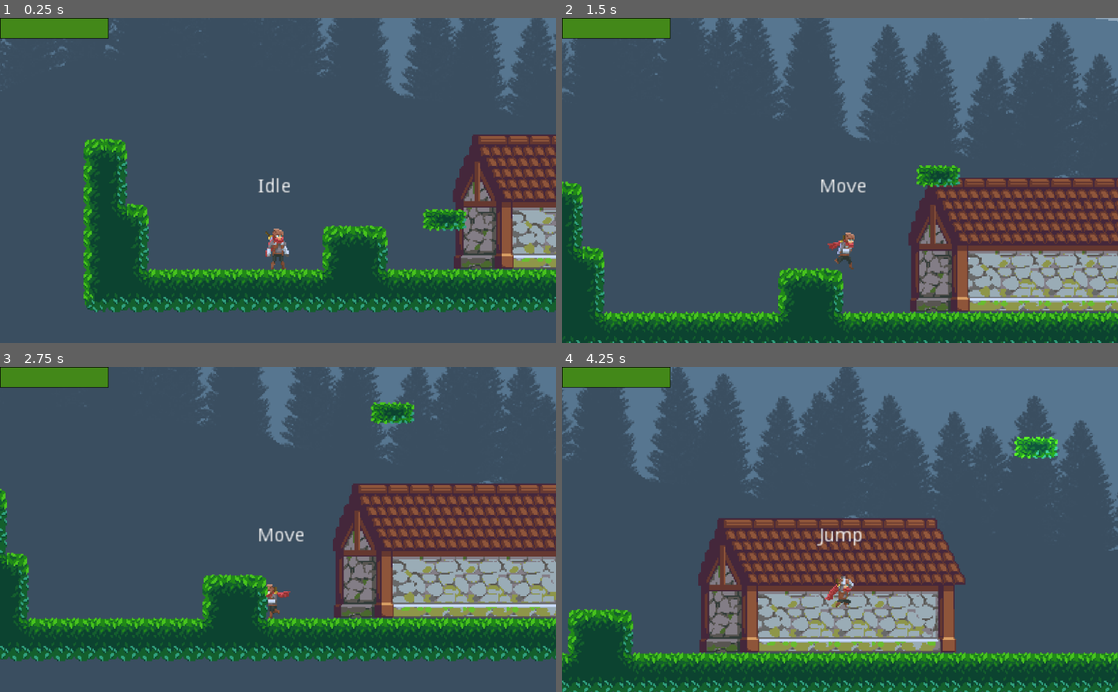
Above: before the commit, frames 1-4 (two rows, left to right).
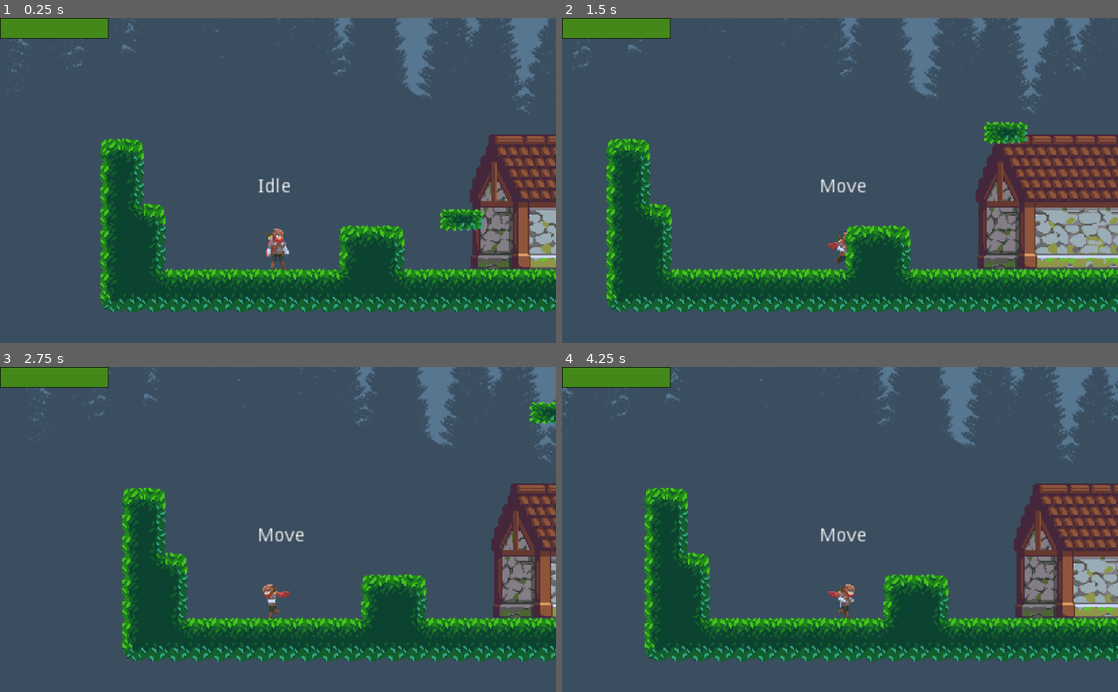
Above: after the commit, the same moments.

Repository: EastolfiGameDev/the-path
Game: Godot game, scene res://scenes/levels/Sandbox.tscn
Two runs of this game, one before a commit and one after it. Both use one fixed random seed, a clock stepped at 60 frames per second and the inputs below.
Inputs:
- Up to frame 1 (0.25 s): no input
- Up to frame 2 (1.5 s): hold D (move_right) from 0.53 s (still down); tap K (attack_main, bound only after the commit) at 0.6 s; tap Space (jump) at 0.77 s; tap L (attack_secondary, bound only after the commit) at 0.8, 1.35 s
- Up to frame 3 (2.75 s): tap Space (jump) at 1.52 s; tap K (attack_main, bound only after the commit) at 1.55 s; release D (move_right) at 2.03 s; hold A (move_left) from 2.03 s (still down); tap Ctrl (crouch) at 2.1 s; tap L (attack_secondary, bound only after the commit) at 2.3 s
- Up to frame 4 (4.25 s): release A (move_left) at 2.78 s; hold D (move_right) from 2.78 s (still down); tap Shift (run) at 2.85 s; tap Space (jump) at 3.02, 3.77 s; tap K (attack_main, bound only after the commit) at 3.05, 3.6 s; tap L (attack_secondary, bound only after the commit) at 3.8 s

The runs differ from the first frame. In frame 1, 19% of the frame differs, in the area x 0-100%, y 0-91%; in frame 2, 49%; in frame 3, 33%; in frame 4, 60%, in the area x 0-100%, y 0-100%.

Commit message:
feat(player): add a basic combat state Fixes #13

Diff:
--- a/project.godot
+++ b/project.godot
@@ -9,6 +9,11 @@
 config_version=4
 
 _global_script_classes=[ {
+"base": "State",
+"class": "Attack",
+"language": "GDScript",
+"path": "res://scripts/state_machine/combat/Attack.gd"
+}, {
 "base": "Node",
 "class": "Die",
 "language": "GDScript",
@@ -60,6 +65,7 @@
 "path": "res://scenes/items/weapons/WeaponPivot.gd"
 } ]
 _global_script_class_icons={
+"Attack": "",
 "Die": "",
 "Idle": "",
 "Jump": "",
@@ -123,11 +129,17 @@
 "events": [ Object(InputEventKey,"resource_local_to_scene":false,"resource_name":"","device":0,"alt":false,"shift":false,"control":false,"meta":false,"command":false,"pressed":false,"scancode":66,"unicode":0,"echo":false,"script":null)
  ]
 }
-attack={
+attack_main={
 "deadzone": 0.5,
 "events": [ Object(InputEventKey,"resource_local_to_scene":false,"resource_name":"","device":0,"alt":false,"shift":false,"control":false,"meta":false,"command":false,"pressed":false,"scancode":75,"unicode":0,"echo":false,"script":null)
 , Object(InputEventMouseButton,"resource_local_to_scene":false,"resource_name":"","device":0,"alt":false,"shift":false, …(202 unchanged characters)…
 , Object(InputEventJoypadButton,"resource_local_to_scene":false,"resource_name":"","device":0,"button_index":2,"pressure":0.0,"pressed":false,"script":null)
+ ]
+}
+attack_secondary={
+"deadzone": 0.5,
+"events": [ Object(InputEventKey,"resource_local_to_scene":false,"resource_name":"","device":0,"alt":false,"shift":false,"control":false,"meta":false,"command":false,"pressed":false,"scancode":76,"unicode":0,"echo":false,"script":null)
+, Object(InputEventMouseButton,"resource_local_to_scene":false,"resource_name":"","device":0,"alt":false,"shift":false,"control":false,"meta":false,"command":false,"button_mask":0,"position":Vector2( 0, 0 ),"global_position":Vector2( 0, 0 ),"factor":1.0,"button_index":2,"pressed":false,"doubleclick":false,"script":null)
  ]
 }
 run={
--- a/scenes/characters/player/Player.gd
+++ b/scenes/characters/player/Player.gd
@@ -7,6 +7,7 @@
 onready var sprite: Sprite = $Sprite
 onready var collision: CollisionShape2D = $CollisionShape2D
 onready var body_pivot: Position2D = $BodyPivot
+onready var weapon_pivot: Position2D = $WeaponPivot
 onready var stats = $Stats
 
 func _ready():
@@ -22,6 +23,7 @@
     look_direction = value
     sprite.flip_h = true if value.x < 0 else false
     body_pivot.scale.x *= -1
+    weapon_pivot.scale.x *= -1
     emit_signal("direction_changed", value)
 
 #var t: float = 0
--- a/scenes/characters/player/Player.tscn
+++ b/scenes/characters/player/Player.tscn
@@ -9,6 +9,9 @@
 [ext_resource path="res://scripts/state_machine/motion/on_ground/Idle.gd" type="Script" id=7]
 [ext_resource path="res://scripts/state_machine/motion/on_ground/Move.gd" type="Script" id=8]
 [ext_resource path="res://scenes/game_state/stats/Stats.tscn" type="PackedScene" id=9]
+[ext_resource path="res://scenes/items/weapons/WeaponPivot.tscn" type="PackedScene" id=10]
+[ext_resource path="res://scripts/state_machine/combat/Attack.gd" type="Script" id=11]
+[ext_resource path="res://scenes/items/weapons/WeaponPivot.gd" type="Script" id=12]
 [ext_resource path="res://scenes/debug/StateNameDisplayer.tscn" type="PackedScene" id=14]
 
 [sub_resource type="Animation" id=1]
@@ -25,6 +28,53 @@
 "transitions": PoolRealArray( 1, 1, 1, 1 ),
 "update": 1,
 "values": [ 18, 19, 20, 21 ]
+}
+
+[sub_resource type="Animation" id=9]
+resource_name = "attack_combo_1"
+length = 1.2
+tracks/0/type = "value"
+tracks/0/path = NodePath("Sprite:frame")
+tracks/0/interp = 1
+tracks/0/loop_wrap = true
+tracks/0/imported = false
+tracks/0/enabled = true
+tracks/0/keys = {
+"times": PoolRealArray( 0, 0.2, 0.4, 0.6, 0.8, 1 ),
+"transitions": PoolRealArray( 1, 1, 1, 1, 1, 1 ),
+"update": 1,
+"values": [ 42, 43, 44, 45, 46, 47 ]
+}
+
+[sub_resource type="Animation" id=10]
+resource_name = "attack_combo_2"
+tracks/0/type = "value"
+tracks/0/path = NodePath("Sprite:frame")
+tracks/0/interp = 1
+tracks/0/loop_wrap = true
+tracks/0/imported = false
+tracks/0/enabled = true
+tracks/0/keys = {
+"times": PoolRealArray( 0, 0.2, 0.4, 0.6, 0.8 ),
+"transitions": PoolRealArray( 1, 1, 1, 1, 1 ),
+"update": 1,
+"values": [ 48, 49, 50, 51, 52 ]
+}
+
+[sub_resource type="Animation" id=11]
+resource_name = "attack_combo_3"
+length = 1.2
+tracks/0/type = "value"
+tracks/0/path = NodePath("Sprite:frame")
+tracks/0/interp = 1
+tracks/0/loop_wrap = true
+tracks/0/imported = false
+tracks/0/enabled = true
+tracks/0/keys = {
+"times": PoolRealArray( 0, 0.2, 0.4, 0.6, 0.8, 1 ),
+"transitions": PoolRealArray( 1, 1, 1, 1, 1, 1 ),
+"update": 1,
+"values": [ 53, 54, 55, 56, 57, 58 ]
 }
 
 [sub_resource type="Animation" id=2]
@@ -138,11 +188,13 @@
 texture = ExtResource( 4 )
 vframes = 16
 hframes = 7
-frame = 2
 
 [node name="AnimationPlayer" type="AnimationPlayer" parent="."]
 autoplay = "idle"
 anims/air_roll = SubResource( 1 )
+anims/attack_combo_1 = SubResource( 9 )
+anims/attack_combo_2 = SubResource( 10 )
+anims/attack_combo_3 = SubResource( 11 )
 anims/corner_grab = SubResource( 2 )
 anims/crouch = SubResource( 3 )
 anims/fall = SubResource( 4 )
@@ -184,6 +236,9 @@
 [node name="CornerGrab" type="Node" parent="StateMachine"]
 script = ExtResource( 6 )
 
+[node name="Attack" type="Node" parent="StateMachine"]
+script = ExtResource( 11 )
+
 [node name="BodyPivot" type="Position2D" parent="."]
 position = Vector2( 0, 15 )
 
@@ -194,6 +249,9 @@
 [node name="CornerRaycastDown" type="RayCast2D" parent="BodyPivot"]
 position = Vector2( 0, -25 )
 cast_to = Vector2( 8, 2 )
+
+[node name="WeaponPivot" parent="." instance=ExtResource( 10 )]
+script = ExtResource( 12 )
 
 [node name="StateNameDisplayer" parent="." instance=ExtResource( 14 )]
 margin_left = -15.0
@@ -203,3 +261,6 @@
 
 [node name="CameraRemote" type="RemoteTransform2D" parent="."]
 [connection signal="state_changed" from="StateMachine" to="StateNameDisplayer" method="_on_Player_state_changed"]
+[connection signal="attack_finished" from="WeaponPivot/Offset/Weapon" to="StateMachine/Attack" method="_on_Weapon_attack_finished"]
+
+[editable path="WeaponPivot"]
--- a/scenes/characters/player/PlayerStateMachine.gd
+++ b/scenes/characters/player/PlayerStateMachine.gd
@@ -6,7 +6,8 @@
         Constants.STATES.MOVE: $Move,
         Constants.STATES.JUMP: $Jump,
         Constants.STATES.CROUCH: $Crouch,
-        Constants.STATES.CORNER_GRAB: $CornerGrab
+        Constants.STATES.CORNER_GRAB: $CornerGrab,
+        Constants.STATES.ATTACK: $Attack
     }
 
 func _change_state(state_name):
@@ -29,3 +30,16 @@
         $Jump.motion.y = 0
 
     ._change_state(state_name)
+
+
+func _input(event):
+    """
+    Here we only handle input that can interrupt states, attacking in this case
+    otherwise we let the state node handle it
+    """
+    if event.is_action_pressed(Constants.ACTION_KEYS.ATTACK_MAIN):
+        if current_state == $Attack:
+            return
+        _change_state(Constants.STATES.ATTACK)
+        return
+    current_state.handle_input(event)
--- /dev/null
+++ b/scenes/items/weapons/Weapon.gd
@@ -0,0 +1,99 @@
+extends Area2D
+
+signal attack_finished
+
+enum STATES { NONE, IDLE, ATTACK }
+enum ATTACK_INPUT_STATES { IDLE, LISTENING, REGISTERED }
+
+const MAX_COMBO_COUNT = 3
+const COMBO_LIST = [{
+    'damage': 1,
+    'animation': 'attack_fast',
+    'effect': null
+}, {
+    'damage': 3,
+    'animation': 'attack_medium',
+    'effect': null
+}, {
+    'damage': 2,
+    'animation': 'attack_final',
+    'effect': null
+}]
+
+var state = STATES.NONE
+var attack_input_state = ATTACK_INPUT_STATES.IDLE
+var ready_next_attack = false
+var combo_count = 0
+var current_attack = {}
+
+func _ready():
+    var weapon_pivot = owner
+    if weapon_pivot.owner.has_node("StateMachine"):
+        var fsm = weapon_pivot.owner.get_node("StateMachine")
+        fsm.connect("state_changed", self, "_on_StateMachine_state_changed")
+
+    _change_state(STATES.IDLE)
+
+"""
+Used to check if we attack while already attack, for combos
+"""
+func _input(event):
+    # If we are not attacking, dont check the inputs
+    if state != STATES.ATTACK:
+        return
+
+    # If we are not ready to handle another attack, dont check the inputs
+    if attack_input_state != ATTACK_INPUT_STATES.LISTENING:
+        return
+
+    # Attack command validated
+    if event.is_action_pressed(Constants.ACTION_KEYS.ATTACK_MAIN):
+        attack_input_state = ATTACK_INPUT_STATES.REGISTERED
+
+func _change_state(new_state):
+    match state:
+        STATES.ATTACK:
+            attack_input_state = ATTACK_INPUT_STATES.IDLE
+            ready_next_attack = false
+
+    match new_state:
+        STATES.IDLE:
+            combo_count = 0
+            visible = false
+            monitoring = false
+            $AnimationPlayer.stop()
+        STATES.ATTACK:
+            visible = true
+            monitoring = true
+            current_attack = COMBO_LIST[combo_count - 1]
+            $AnimationPlayer.play(current_attack.animation)
+
+    state = new_state
+
+func _physics_process(delta):
+    if attack_input_state == ATTACK_INPUT_STATES.REGISTERED and ready_next_attack:
+        _attack()
+
+func _attack():
+    combo_count += 1
+    _change_state(STATES.ATTACK)
+
+func set_listening_for_attack():
+    attack_input_state = ATTACK_INPUT_STATES.LISTENING
+
+func set_ready_for_next_attack():
+    ready_next_attack = true
+
+func _on_StateMachine_state_changed(current_state):
+    if current_state.name == "Attack":
+        _attack()
+
+func _on_AnimationPlayer_animation_finished(anim_name):
+    if not current_attack:
+        return
+
+    if attack_input_state == ATTACK_INPUT_STATES.REGISTERED and combo_count < MAX_COMBO_COUNT:
+        _attack()
+    else:
+        _change_state(STATES.IDLE)
+        emit_signal("attack_finished")
--- /dev/null
+++ b/scenes/items/weapons/Weapon.tscn
@@ -0,0 +1,115 @@
+[gd_scene load_steps=6 format=2]
+
+[ext_resource path="res://assets/sprites/items/weapons/axe_small.png" type="Texture" id=1]
+[ext_resource path="res://scenes/items/weapons/Weapon.gd" type="Script" id=2]
+
+[sub_resource type="Animation" id=1]
+resource_name = "attack_fast"
+length = 0.4
+tracks/0/type = "value"
+tracks/0/path = NodePath(".:rotation_degrees")
+tracks/0/interp = 1
+tracks/0/loop_wrap = true
+tracks/0/imported = false
+tracks/0/enabled = true
+tracks/0/keys = {
+"times": PoolRealArray( 0, 0.2 ),
+"transitions": PoolRealArray( 0.44, 1 ),
+"update": 0,
+"values": [ -15.0, 100.0 ]
+}
+tracks/1/type = "method"
+tracks/1/path = NodePath(".")
+tracks/1/interp = 1
+tracks/1/loop_wrap = true
+tracks/1/imported = false
+tracks/1/enabled = true
+tracks/1/keys = {
+"times": PoolRealArray( 0.1, 0.3 ),
+"transitions": PoolRealArray( 1, 1 ),
+"values": [ {
+"args": [  ],
+"method": "set_listening_for_attack"
+}, {
+"args": [  ],
+"method": "set_ready_for_next_attack"
+} ]
+}
+
+[sub_resource type="Animation" id=3]
+resource_name = "attack_final"
+length = 0.9
+tracks/0/type = "value"
+tracks/0/path = NodePath(".:rotation_degrees")
+tracks/0/interp = 1
+tracks/0/loop_wrap = true
+tracks/0/imported = false
+tracks/0/enabled = true
+tracks/0/keys = {
+"times": PoolRealArray( 0, 0.1, 0.2, 0.3, 0.4, 0.5, 0.6, 0.7, 0.8, 0.9 ),
+"transitions": PoolRealArray( 1, 1, 1, 1, 1, 1, 1, 1, 1, 1 ),
+"update": 0,
+"values": [ -15.0, 105.0, 225.0, 345.0, 465.0, 585.0, 705.0, 825.0, 945.0, 1065.0 ]
+}
+tracks/1/type = "value"
+tracks/1/path = NodePath(".:position")
+tracks/1/interp = 1
+tracks/1/loop_wrap = true
+tracks/1/imported = false
+tracks/1/enabled = true
+tracks/1/keys = {
+"times": PoolRealArray( 0, 0.4, 0.5, 0.9 ),
+"transitions": PoolRealArray( 0.44, 1, 0.44, 1 ),
+"update": 0,
+"values": [ Vector2( 0, 0 ), Vector2( 25, 0 ), Vector2( 25, 0 ), Vector2( 0, 0 ) ]
+}
+
+[sub_resource type="Animation" id=2]
+resource_name = "attack_medium"
+length = 0.5
+tracks/0/type = "value"
+tracks/0/path = NodePath(".:rotation_degrees")
+tracks/0/interp = 1
+tracks/0/loop_wrap = true
+tracks/0/imported = false
+tracks/0/enabled = true
+tracks/0/keys = {
+"times": PoolRealArray( 0, 0.4 ),
+"transitions": PoolRealArray( 1, 1 ),
+"update": 0,
+"values": [ 100.0, -15.0 ]
+}
+tracks/1/type = "method"
+tracks/1/path = NodePath(".")
+tracks/1/interp = 1
+tracks/1/loop_wrap = true
+tracks/1/imported = false
+tracks/1/enabled = true
+tracks/1/keys = {
+"times": PoolRealArray( 0.1, 0.4 ),
+"transitions": PoolRealArray( 1, 1 ),
+"values": [ {
+"args": [  ],
+"method": "set_listening_for_attack"
+}, {
+"args": [  ],
+"method": "set_ready_for_next_attack"
+} ]
+}
+
+[node name="Weapon" type="Area2D"]
+rotation = -0.261799
+script = ExtResource( 2 )
+
+[node name="Sprite" type="Sprite" parent="."]
+texture = ExtResource( 1 )
+offset = Vector2( 5, -3.5 )
+
+[node name="CollisionShape2D" type="CollisionPolygon2D" parent="."]
+polygon = PoolVector2Array( 7, -2.5, 11, -2.5, 11, -5.5, 8, -8.5, 7, -8.5, 6, -7.5, 7, -2.5 )
+
+[node name="AnimationPlayer" type="AnimationPlayer" parent="."]
+anims/attack_fast = SubResource( 1 )
+anims/attack_final = SubResource( 3 )
+anims/attack_medium = SubResource( 2 )
+[connection signal="animation_finished" from="AnimationPlayer" to="." method="_on_AnimationPlayer_animation_finished"]
--- /dev/null
+++ b/scenes/items/weapons/WeaponPivot.gd
@@ -0,0 +1,19 @@
+extends Position2D
+
+class_name WeaponPivot
+
+var z_index_start = 0
+
+func _ready():
+    if get_parent().has_user_signal("direction_changed"):
+        get_parent().connect("direction_changed", self, "_on_Parent_direction_changed")
+    z_index_start = z_index
+
+func _on_Parent_direction_changed(new_direction: Vector2):
+    rotation = new_direction.angle()
+
+    match new_direction:
+        Vector2(0, -1):
+            z_index = z_index_start - 1
+        _:
+            z_index = z_index_start
--- /dev/null
+++ b/scenes/items/weapons/WeaponPivot.tscn
@@ -0,0 +1,11 @@
+[gd_scene load_steps=2 format=2]
+
+[ext_resource path="res://scenes/items/weapons/Weapon.tscn" type="PackedScene" id=1]
+
+[node name="WeaponPivot" type="Position2D"]
+position = Vector2( 0, 3 )
+
+[node name="Offset" type="Position2D" parent="."]
+position = Vector2( 12, 0 )
+
+[node name="Weapon" parent="Offset" instance=ExtResource( 1 )]
--- a/scenes/levels/Sandbox.tscn
+++ b/scenes/levels/Sandbox.tscn
@@ -77,12 +77,6 @@
 [node name="Sprite" type="Sprite" parent="."]
 visible = false
 
-[node name="Camera2D" type="Camera2D" parent="."]
-position = Vector2( 127.249, 548.342 )
-current = true
-zoom = Vector2( 0.4, 0.4 )
-offset_v = -0.8
-
 [node name="Buildings" type="Node2D" parent="."]
 
 [node name="BackLayer" parent="Buildings" instance=ExtResource( 6 )]
@@ -94,10 +88,16 @@
 [node name="FrontLayer" parent="Buildings" instance=ExtResource( 6 )]
 tile_data = PoolIntArray( 917512, 0, 196608, 917513, 0, 196609, 917514, 0, 196609, 917515, 0, 196609, 917516, 0, 196609 …(275 unchanged characters)…
 
+[node name="Camera2D" type="Camera2D" parent="."]
+position = Vector2( 114.989, 557.878 )
+current = true
+zoom = Vector2( 0.4, 0.4 )
+offset_v = -0.8
+
 [node name="Player" parent="." instance=ExtResource( 1 )]
-position = Vector2( 127.249, 548.342 )
+position = Vector2( 114.989, 557.878 )
 
-[node name="CameraRemote" parent="Player" index="7"]
+[node name="CameraRemote" parent="Player" index="8"]
 remote_path = NodePath("../../Camera2D")
 
 [node name="World" type="Node2D" parent="."]
@@ -107,15 +107,22 @@
 
 [node name="LightOccluder2D" type="LightOccluder2D" parent="."]
 position = Vector2( -129.564, 194.912 )
-occluder = SubResource( 1 )
+occluder = SubResource( 2 )
 
 [node name="MovingPlatform" parent="." instance=ExtResource( 7 )]
-position = Vector2( 700, 425 )
+position = Vector2( 250, 540 )
+editor_process = true
 speed = 150.0
+idle_time = 1.0
+has_equal_movement_speed = true
 waypoints_path = NodePath("../PlatformWaypoints")
 platform_texture = ExtResource( 9 )
 
 [node name="PlatformWaypoints" parent="." instance=ExtResource( 8 )]
+editor_process = true
+line_color = Color( 0.228943, 0.710254, 0.945312, 1 )
+triangle_color = Color( 0.722656, 0.908997, 1, 1 )
+line_width = 10.0
 
 [node name="Start" parent="PlatformWaypoints" index="0"]
 position = Vector2( 250, 540 )
--- a/scripts/autoload/Constants.gd
+++ b/scripts/autoload/Constants.gd
@@ -5,11 +5,13 @@
 const STATES = {
     IDLE = "IDLE", MOVE = "MOVE",
     JUMP = "JUMP", CROUCH = "CROUCH", CORNER_GRAB = "CORNER_GRAB",
+    ATTACK = "ATTACK",
     PREVIOUS = "PREVIOUS"
 }
 
 const ACTION_KEYS = {
     JUMP = "jump", RUN = "run", CROUCH = "crouch",
     MOVE_RIGHT = "move_right", MOVE_LEFT = "move_left",
+    ATTACK_MAIN = "attack_main", ATTACK_SECONDARY = "attack_secondary",
     UI_MENU = "ui_cancel"
 }
--- /dev/null
+++ b/scripts/state_machine/combat/Attack.gd
@@ -0,0 +1,8 @@
+class_name Attack
+extends State
+
+func enter():
+    Game.Animator.animate(owner, "idle")
+
+func _on_Weapon_attack_finished():
+    emit_signal("finished", Constants.STATES.PREVIOUS)
Not shown, changed: assets/credits.txt
Binary file added: assets/sprites/items/weapons/arrows.png
Not shown, added: assets/sprites/items/weapons/arrows.png.import
Binary file added: assets/sprites/items/weapons/axe_large.png
Not shown, added: assets/sprites/items/weapons/axe_large.png.import
Binary file added: assets/sprites/items/weapons/axe_small.png
Not shown, added: assets/sprites/items/weapons/axe_small.png.import
Binary file added: assets/sprites/items/weapons/bow_large.png
Not shown, added: assets/sprites/items/weapons/bow_large.png.import
Binary file added: assets/sprites/items/weapons/bow_small.png
Not shown, added: assets/sprites/items/weapons/bow_small.png.import
Binary file added: assets/sprites/items/weapons/coins.png
(and 23 more such lines)
